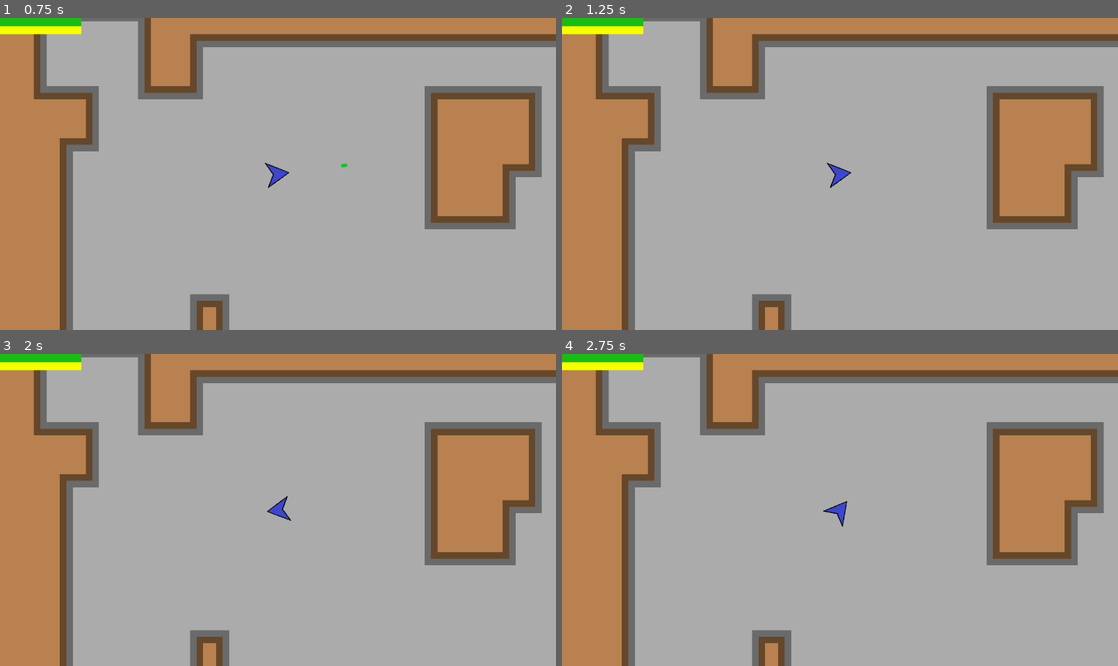
Above: before the commit, frames 1-4 (two rows, left to right).
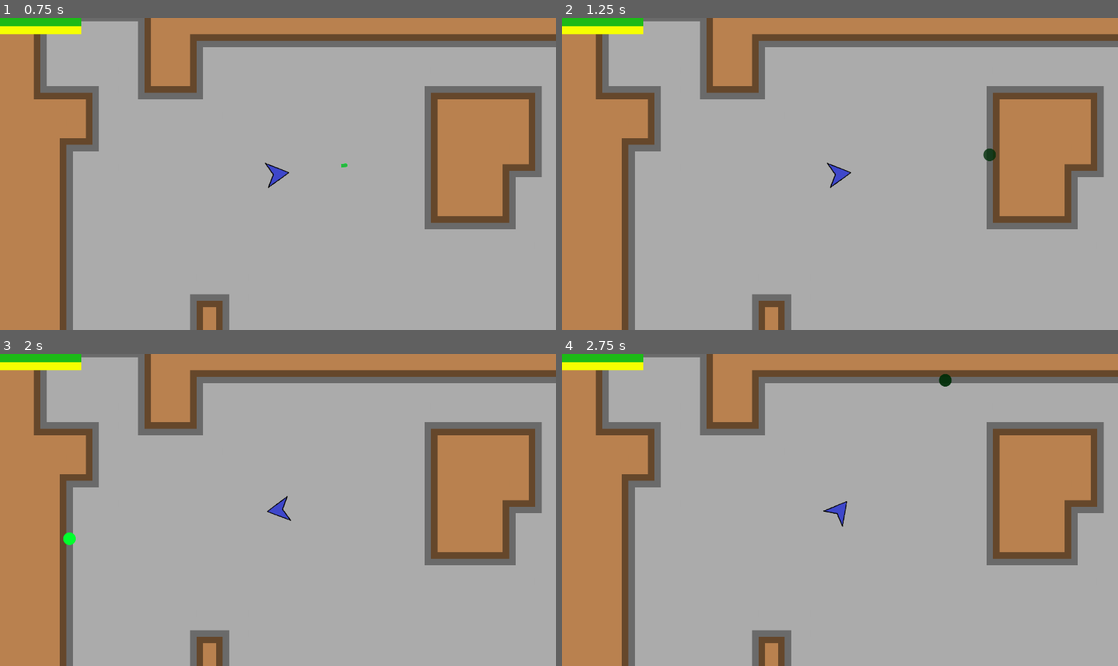
Above: after the commit, the same moments.

Repository: afkpuezo/blinkshooter
Game: Godot game, scene res://scenes/demos/demo.tscn
Two runs of this game, one before a commit and one after it. Both use one fixed random seed, a clock stepped at 60 frames per second and the inputs below.
Inputs (mouse positions are in pixels of both pictures, inside the frame that each line leads up to):
- Up to frame 1 (0.75 s): tap Enter at 0.5 s; move the mouse to (400, 158) at 0.52 s; click (400, 158) at 0.6 s
- Up to frame 2 (1.25 s): no input
- Up to frame 3 (2 s): move the mouse to (166, 525) at 1.27 s; click (166, 525) at 1.35 s
- Up to frame 4 (2.75 s): tap Space at 2 s; move the mouse to (895, 441) at 2.02 s; click (895, 441) at 2.1 s

Frame 1 is identical in both runs. In frame 2, less than 0.1% of the frame differs, in the area x 75-78%, y 41-46%; in frame 3, less than 0.1%, in the area x 11-14%, y 57-62%; in frame 4, less than 0.1%.

Commit message:
sick bullet explosions

Diff:
--- a/scenes/bullets/bullet.tscn
+++ b/scenes/bullets/bullet.tscn
@@ -1,9 +1,10 @@
-[gd_scene load_steps=7 format=2]
+[gd_scene load_steps=8 format=2]
 
 [ext_resource path="res://scripts/hit_boxes/hit_box.gd" type="Script" id=1]
 [ext_resource path="res://scripts/units/movers/bullet_mover.gd" type="Script" id=2]
 [ext_resource path="res://scripts/movement_stats.gd" type="Script" id=3]
 [ext_resource path="res://scripts/bullet.gd" type="Script" id=4]
+[ext_resource path="res://scenes/effects/explosion.tscn" type="PackedScene" id=5]
 
 [sub_resource type="RectangleShape2D" id=1]
 extents = Vector2( 15, 9 )
@@ -14,6 +15,9 @@
 [node name="Bullet" type="KinematicBody2D"]
 collision_layer = 0
 script = ExtResource( 4 )
+explosion_color = "green"
+explosion_speed = "fast"
+explosion_scene = ExtResource( 5 )
 
 [node name="MovementStats" type="Node" parent="."]
 script = ExtResource( 3 )
--- a/scenes/bullets/enemy_bullet.tscn
+++ b/scenes/bullets/enemy_bullet.tscn
@@ -4,6 +4,8 @@
 [ext_resource path="res://scenes/bullets/bullet.tscn" type="PackedScene" id=2]
 
 [node name="EnemyBullet" instance=ExtResource( 2 )]
+explosion_color = "red"
+explosion_size = "small"
 
 [node name="MovementStats" parent="." index="0"]
 MAX_SPEED = 300
--- a/scenes/bullets/small_bullet.tscn
+++ b/scenes/bullets/small_bullet.tscn
@@ -4,6 +4,9 @@
 [ext_resource path="res://scenes/bullets/bullet.tscn" type="PackedScene" id=2]
 
 [node name="SmallBullet" instance=ExtResource( 2 )]
+explosion_color = "green"
+explosion_size = "small"
+explosion_speed = "fast"
 shape_x = 7
 shape_y = 5
 
--- a/scenes/effects/explosion.tscn
+++ b/scenes/effects/explosion.tscn
@@ -1,6 +1,5 @@
-[gd_scene load_steps=5 format=2]
+[gd_scene load_steps=4 format=2]
 
-[ext_resource path="res://assets/effects/explosion.png" type="Texture" id=1]
 [ext_resource path="res://scripts/effects/explosion.gd" type="Script" id=2]
 
 [sub_resource type="Animation" id=1]
@@ -39,7 +38,6 @@
 
 [node name="Sprite" type="Sprite" parent="."]
 scale = Vector2( 1e-05, 1e-05 )
-texture = ExtResource( 1 )
 
 [node name="AnimationPlayer" type="AnimationPlayer" parent="."]
 anims/Explosion = SubResource( 1 )
--- a/scripts/bullet.gd
+++ b/scripts/bullet.gd
@@ -4,10 +4,16 @@
 ## Flies forward until it hits something or times out
 
 
+export var has_explosion := true
+export(String, "white", "green", "red") var explosion_color = "white"
+export(String, "small", "normal") var explosion_size = "normal"
+export(String, "normal", "fast") var explosion_speed = "normal"
+
+export(PackedScene) var explosion_scene
+
 # I've messed up something with the inheritence to make this necessary
 export var shape_x := 1
 export var shape_y := 1
-
 
 ## damage dealt to target when hit, set by weapon
 var damage = 1
@@ -52,4 +58,15 @@
 
 ## EG if there are animations that play on hitting a unit or wall
 func _handle_hit():
+	if has_explosion:
+		var explosion = explosion_scene.instance()
+		if explosion.has_method("set_explosion_mode"):
+			explosion.set_explosion_mode(
+				explosion_color,
+				explosion_size,
+				explosion_speed
+			)
+
+		Spawner.spawn_node(explosion, global_position)
+	# end if explosion_mode
 	queue_free()
--- a/scripts/effects/explosion.gd
+++ b/scripts/effects/explosion.gd
@@ -2,9 +2,60 @@
 class_name Explosion
 ## animation used for various explosions
 
+# can't export these for some reason, it won't draw the sprite at all
+var white = preload("res://assets/effects/explosion.png")
+var green = preload("res://assets/effects/green_explosion.png")
+var red = preload("res://assets/effects/red_explosion.png")
+
+## set this to another color before adding explosion to tree
+var sprite_color = white
+
+export var small_scale_multiplier := 0.5
+export var fast_speed_mutiplier := 2.0
+var anim_speed = 1.0
+
+
+# ----------
+# setup / mode config method
+# ----------
+
+
+## I don't like having all of these string params but I don't want to set
+## up something more complicated
+func set_explosion_mode(
+	color := "white",
+	size := "normal",
+	speed := "normal"):
+
+	match color:
+		"green":
+			sprite_color = green
+		"red":
+			sprite_color = red
+
+	match size:
+		"small":
+			scale *= small_scale_multiplier
+
+	match speed:
+		"fast":
+			anim_speed *= fast_speed_mutiplier
+# end set_explosion_mode()
+
+
+func _set_small_scale():
+	scale *= small_scale_multiplier
+
 
 func _ready() -> void:
-	$AnimationPlayer.play("Explosion")
+	$Sprite.texture = sprite_color
+	#$Sprite.set_texture(sprite_color)
+	$AnimationPlayer.play("Explosion", -1, anim_speed)
+
+
+# ----------
+# 'running' methods (idk what to call it, ok)
+# ----------
 
 
 func _on_AnimationPlayer_animation_finished(_anim_name: String) -> void:
--- a/scripts/units/player.gd
+++ b/scripts/units/player.gd
@@ -15,7 +15,8 @@
 
 
 ## Overkill for now, might be more correct later if code gets more complicated
-static func is_player(n: Node): return n.has_method("_is_player_help")
+static func is_player(n: Node):
+	return n != null and n.has_method("_is_player_help")
 
 
 ## Currently used by enemies to figure out who an attack came from.
Binary file added: assets/effects/green_explosion.png
Not shown, added: assets/effects/green_explosion.png.import
Binary file added: assets/effects/red_explosion.png
Not shown, added: assets/effects/red_explosion.png.import
